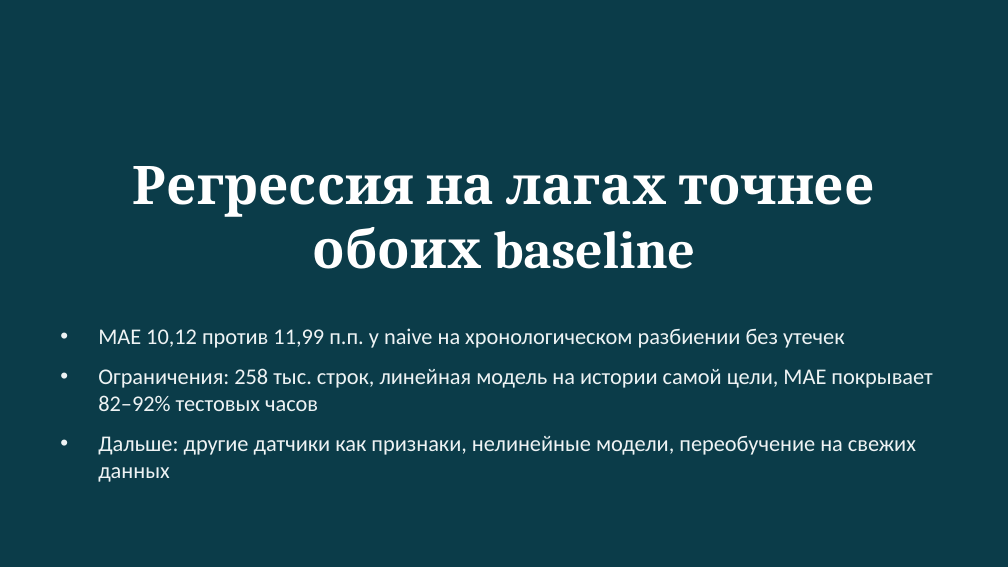
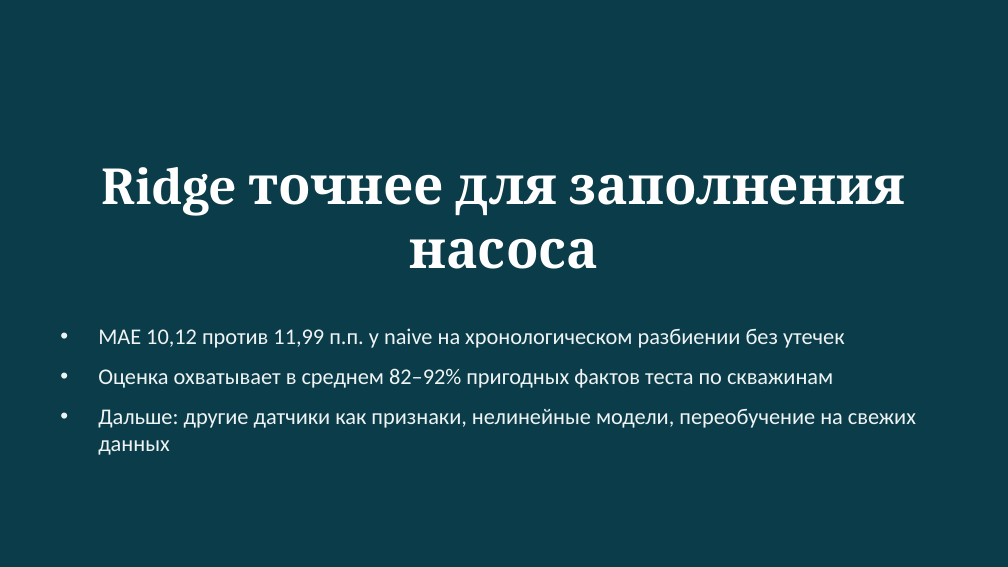
Before and after one commit to R0onen/Short-Term-Forecasting-of-Well-Parameters, a slide deck: slide 12 of presentation/well-forecast-defense-ru.pptx. Drawn at 1008x567 pixels with LibreOffice and Linux fonts; fonts in the diff are those of the drawing. Boxes give left, top, right and bottom in pixels: in the first picture for what was removed or moved away, otherwise in the second. Text is boxed around its words. In the diff, an @@ line names an element or a change of style, - is before the commit and + after.

```diff
--- a/presentation/well-forecast-defense-ru.pptx
+++ b/presentation/well-forecast-defense-ru.pptx
@@ title at <box>102,167,906,269</box>: text changed @@
-Регрессия на лагах точнее обоих baseline
+Ridge точнее для заполнения насоса
@@ text at <box>98,368,833,388</box>: text changed @@
-• Ограничения: 258 тыс. строк, линейная модель на истории самой цели, MAE покрывает 82–92% тестовых часов
+• Оценка охватывает в среднем 82–92% пригодных фактов теста по скважинам
```
Also in this commit, not shown: 6 other slides changed, 12 other files.
